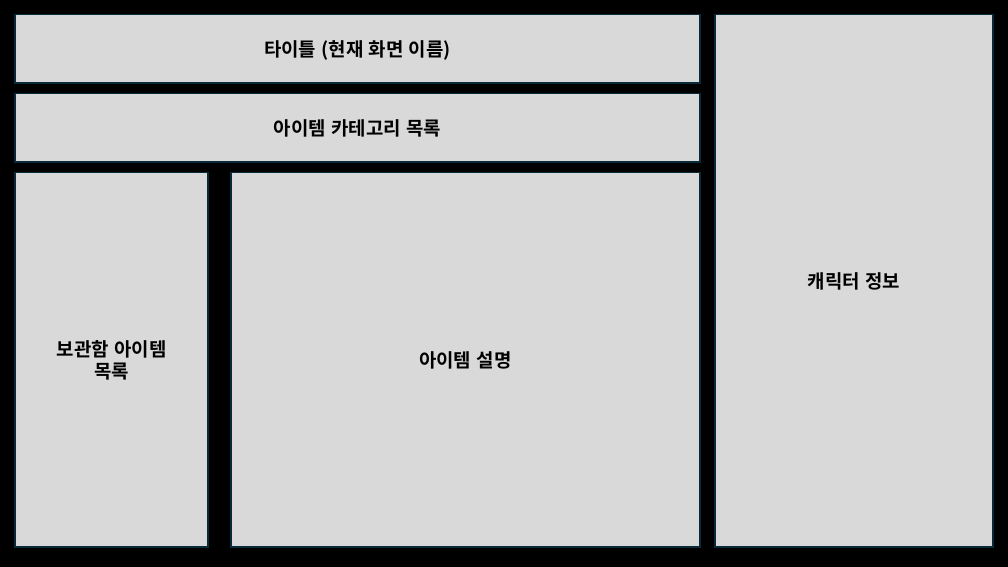
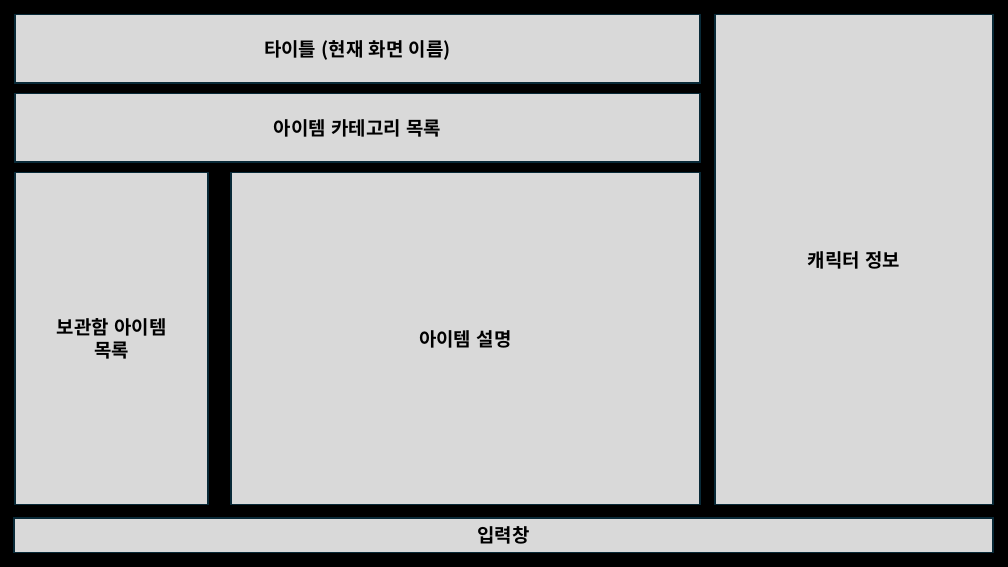
Before and after one commit to lsu0503/TextRPG_TeamProject2nd, a slide deck: slide 6 of Documents/TextRPG_와이어프레임.pptx. Drawn at 1008x567 pixels with LibreOffice and Linux fonts; fonts in the diff are those of the drawing. Boxes give left, top, right and bottom in pixels: in the first picture for what was removed or moved away, otherwise in the second. Text is boxed around its words. In the diff, an @@ line names an element or a change of style, - is before the commit and + after.

```diff
--- a/Documents/TextRPG_와이어프레임.pptx
+++ b/Documents/TextRPG_와이어프레임.pptx
@@ rectangle "캐릭터 정보": place and size @@
-rectangle "캐릭터 정보" at box(715, 14, 994, 547)
+rectangle "캐릭터 정보" at box(715, 14, 994, 505)
@@ rectangle "보관함 아이템": place and size @@
-rectangle "보관함 아이템" at box(15, 172, 208, 547)
+rectangle "보관함 아이템" at box(15, 172, 208, 504)
@@ rectangle "아이템 설명": place and size @@
-rectangle "아이템 설명" at box(231, 172, 699, 547)
+rectangle "아이템 설명" at box(231, 172, 699, 504)
@@ rectangle added at box(14, 518, 993, 553), fill #D9D9D9, outline #092A39 1.5 pt, 18 pt, text #000000, bold @@
+입력창
```
Also in this commit, not shown: 4 other slides changed, 5 slides removed.
